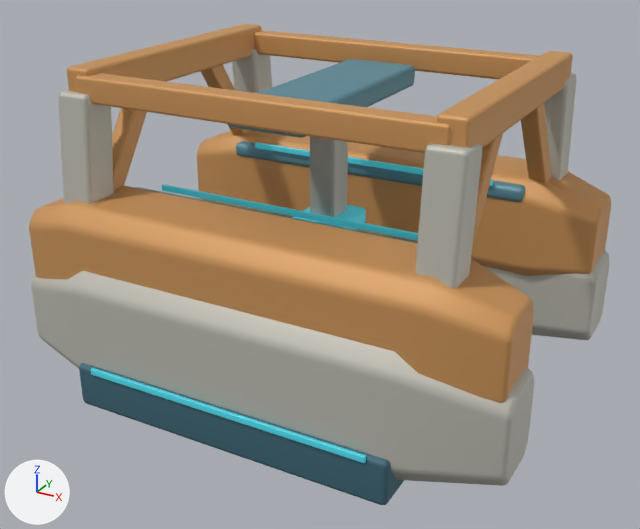
A saved change to the Blender file space-battleship/art_sources/planet_integrated_v6/equipment.blend.
Rendered twice from a 50 mm camera at (1.96, -3.64, 2.14) aimed at (0.01, -0.1, 0.37). The axes (+X, +Y, +Z) are drawn at lower left. The lights are the same throughout. The picture after the commit comes second.

Before the edit, the objects in view are built like this:
```python
ob_continuous_manufacturing_side_girder = bpy.data.objects.new('Continuous manufacturing side girder', me_continuous_manufacturing_side_girder)
ob_continuous_manufacturing_side_girder.parent = ob_facility
ob_continuous_manufacturing_side_girder.location = (0.0, 0.0, 0.0)
ob_continuous_manufacturing_side_girder_001 = bpy.data.objects.new('Continuous manufacturing side girder.001', me_continuous_manufacturing_side_girder_001)
ob_continuous_manufacturing_side_girder_001.parent = ob_facility
ob_continuous_manufacturing_side_girder_001.location = (0.0, 0.0, 0.0)
ob_inclined_portal_load_leg = bpy.data.objects.new('Inclined portal load leg', me_cube_010)
ob_inclined_portal_load_leg.parent = ob_facility
ob_inclined_portal_load_leg.location = (-0.88, -0.715, 0.86)
ob_inclined_portal_load_leg.rotation_euler = (0.0895, 0.0, -3.142)  # degrees (5.1, 0, -180)
ob_longitudinal_portal_tension_beam = bpy.data.objects.new('Longitudinal portal tension beam', me_cube_006)
ob_longitudinal_portal_tension_beam.parent = ob_facility
ob_longitudinal_portal_tension_beam.location = (0.0, -0.68, 1.27)
ob_longitudinal_portal_tension_beam.rotation_euler = (1.571, 0.0, 1.571)  # degrees (90, 0, 90)
ob_longitudinal_portal_tension_beam_001 = bpy.data.objects.new('Longitudinal portal tension beam.001', me_cube_009)
ob_longitudinal_portal_tension_beam_001.parent = ob_facility
ob_longitudinal_portal_tension_beam_001.location = (0.0, 0.68, 1.27)
ob_longitudinal_portal_tension_beam_001.rotation_euler = (1.571, 0.0, 1.571)  # degrees (90, 0, 90)
ob_open_portal_overhead_truss = bpy.data.objects.new('Open portal overhead truss', me_cube_014)
ob_open_portal_overhead_truss.parent = ob_facility
ob_open_portal_overhead_truss.location = (-0.88, 0.0, 1.28)
ob_open_portal_overhead_truss.rotation_euler = (-1.571, -3.142, 0.0)  # degrees (-90, -180, 0)
ob_triangulated_open_portal_brace = bpy.data.objects.new('Triangulated open portal brace', me_cube_011)
ob_triangulated_open_portal_brace.parent = ob_facility
ob_triangulated_open_portal_brace.location = (-0.88, -0.48, 0.915)
ob_triangulated_open_portal_brace.rotation_euler = (0.594, 0.0, -3.142)  # degrees (34, 0, -180)
ob_triangulated_open_portal_brace_002 = bpy.data.objects.new('Triangulated open portal brace.002', me_cube_016)
ob_triangulated_open_portal_brace_002.parent = ob_facility
ob_triangulated_open_portal_brace_002.location = (0.88, -0.48, 0.915)
ob_triangulated_open_portal_brace_002.rotation_euler = (0.594, 0.0, -3.142)  # degrees (34, 0, -180)
ob_triangulated_open_portal_brace_003 = bpy.data.objects.new('Triangulated open portal brace.003', me_cube_018)
ob_triangulated_open_portal_brace_003.parent = ob_facility
ob_triangulated_open_portal_brace_003.location = (0.88, 0.48, 0.915)
ob_triangulated_open_portal_brace_003.rotation_euler = (0.594, 0.0, 0.0)  # degrees (34, 0, 0)
# also in view: 'Shared-ring pressure haunch.001' at (0.0, 0.73, 0.19); 'Inner running rail.001' at (0.0, 0.47, 0.7); 'Shared-ring pressure haunch' at (0.0, -0.73, 0.19); 'Inclined portal load leg.001' at (-0.88, 0.71, 0.86); 'Downward work tool' at (0.0, 0.0, 0.88)
```
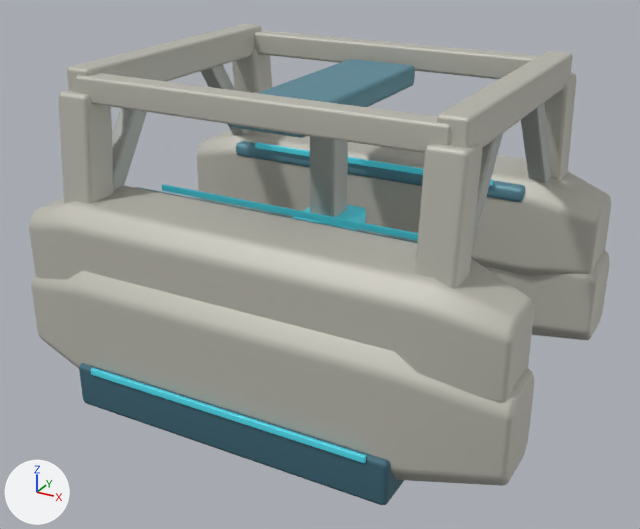
The change, as a diff of the scene's bpy script:
```diff
--- a/space-battleship/art_sources/planet_integrated_v6/equipment.blend.py
+++ b/space-battleship/art_sources/planet_integrated_v6/equipment.blend.py
@@ me_continuous_manufacturing_side_girder @@
 me_continuous_manufacturing_side_girder.from_pydata(...)  # 160 vertices, 154 faces; spans x -1.2..1.2, y -0.92..-0.44, z 0.23..0.77
-me_continuous_manufacturing_side_girder.materials.append(mat_v6_work)  # orange #d0995d
+me_continuous_manufacturing_side_girder.materials.append(mat_v6_armor)  # light grey #c2c0b6
@@ me_cube_006 @@
 me_cube_006.from_pydata(...)  # 56 vertices, 54 faces; spans x -0.05..0.05, y -0.06..0.06, z -0.88..0.88
-me_cube_006.materials.append(mat_v6_work)  # orange #d0995d
+me_cube_006.materials.append(mat_v6_armor)  # light grey #c2c0b6
@@ me_continuous_manufacturing_side_girder_001 @@
 me_continuous_manufacturing_side_girder_001.from_pydata(...)  # 160 vertices, 154 faces; spans x -1.2..1.2, y 0.44..0.92, z 0.23..0.77
-me_continuous_manufacturing_side_girder_001.materials.append(mat_v6_work)  # orange #d0995d
+me_continuous_manufacturing_side_girder_001.materials.append(mat_v6_armor)  # light grey #c2c0b6
@@ me_cube_009 @@
 me_cube_009.from_pydata(...)  # 56 vertices, 54 faces; spans x -0.05..0.05, y -0.06..0.06, z -0.88..0.88
-me_cube_009.materials.append(mat_v6_work)  # orange #d0995d
+me_cube_009.materials.append(mat_v6_armor)  # light grey #c2c0b6
@@ me_cube_011 @@
 me_cube_011.from_pydata(...)  # 56 vertices, 54 faces; spans x -0.045..0.045, y -0.05..0.05, z -0.429..0.429
-me_cube_011.materials.append(mat_v6_work)  # orange #d0995d
+me_cube_011.materials.append(mat_v6_edge)  # grey #afb3ad
@@ me_cube_013 @@
 me_cube_013.from_pydata(...)  # 56 vertices, 54 faces; spans x -0.045..0.045, y -0.05..0.05, z -0.429..0.429
-me_cube_013.materials.append(mat_v6_work)  # orange #d0995d
+me_cube_013.materials.append(mat_v6_edge)  # grey #afb3ad
@@ me_cube_014 @@
 me_cube_014.from_pydata(...)  # 56 vertices, 54 faces; spans x -0.065..0.065, y -0.08..0.08, z -0.72..0.72
-me_cube_014.materials.append(mat_v6_work)  # orange #d0995d
+me_cube_014.materials.append(mat_v6_armor)  # light grey #c2c0b6
@@ me_cube_016 @@
 me_cube_016.from_pydata(...)  # 56 vertices, 54 faces; spans x -0.045..0.045, y -0.05..0.05, z -0.429..0.429
-me_cube_016.materials.append(mat_v6_work)  # orange #d0995d
+me_cube_016.materials.append(mat_v6_edge)  # grey #afb3ad
@@ me_cube_018 @@
 me_cube_018.from_pydata(...)  # 56 vertices, 54 faces; spans x -0.045..0.045, y -0.05..0.05, z -0.429..0.429
-me_cube_018.materials.append(mat_v6_work)  # orange #d0995d
+me_cube_018.materials.append(mat_v6_edge)  # grey #afb3ad
@@ me_cube_019 @@
 me_cube_019.from_pydata(...)  # 56 vertices, 54 faces; spans x -0.065..0.065, y -0.08..0.08, z -0.72..0.72
-me_cube_019.materials.append(mat_v6_work)  # orange #d0995d
+me_cube_019.materials.append(mat_v6_armor)  # light grey #c2c0b6
```

Location of each change, (x1, y1, x2, y2) in pixels of the pictures (640 x 529 px):
'Continuous manufacturing side girder', recoloured (orange to light grey)
    both: (29, 185, 534, 403)
'Continuous manufacturing side girder.001', recoloured (orange to light grey)
    both: (197, 131, 611, 276)
'Longitudinal portal tension beam', recoloured (orange to light grey)
    both: (76, 73, 452, 153)
'Longitudinal portal tension beam.001', recoloured (orange to light grey)
    both: (254, 30, 540, 79)
'Open portal overhead truss.001', recoloured (orange to light grey)
    both: (437, 51, 573, 148)
'Open portal overhead truss', recoloured (orange to light grey)
    both: (67, 24, 262, 92)
'Triangulated open portal brace', recoloured (orange to grey)
    both: (112, 108, 147, 189)
'Triangulated open portal brace.003', recoloured (orange to grey)
    both: (521, 103, 552, 183)
'Triangulated open portal brace.002', recoloured (orange to grey)
    both: (472, 133, 503, 250)
'Triangulated open portal brace.001', recoloured (orange to grey)
    both: (201, 65, 253, 135)
